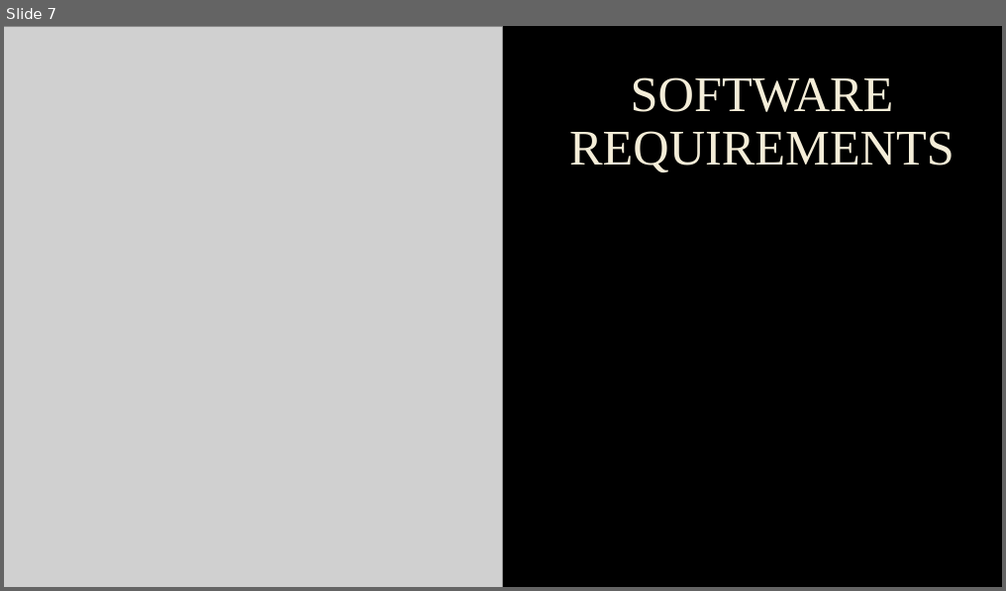
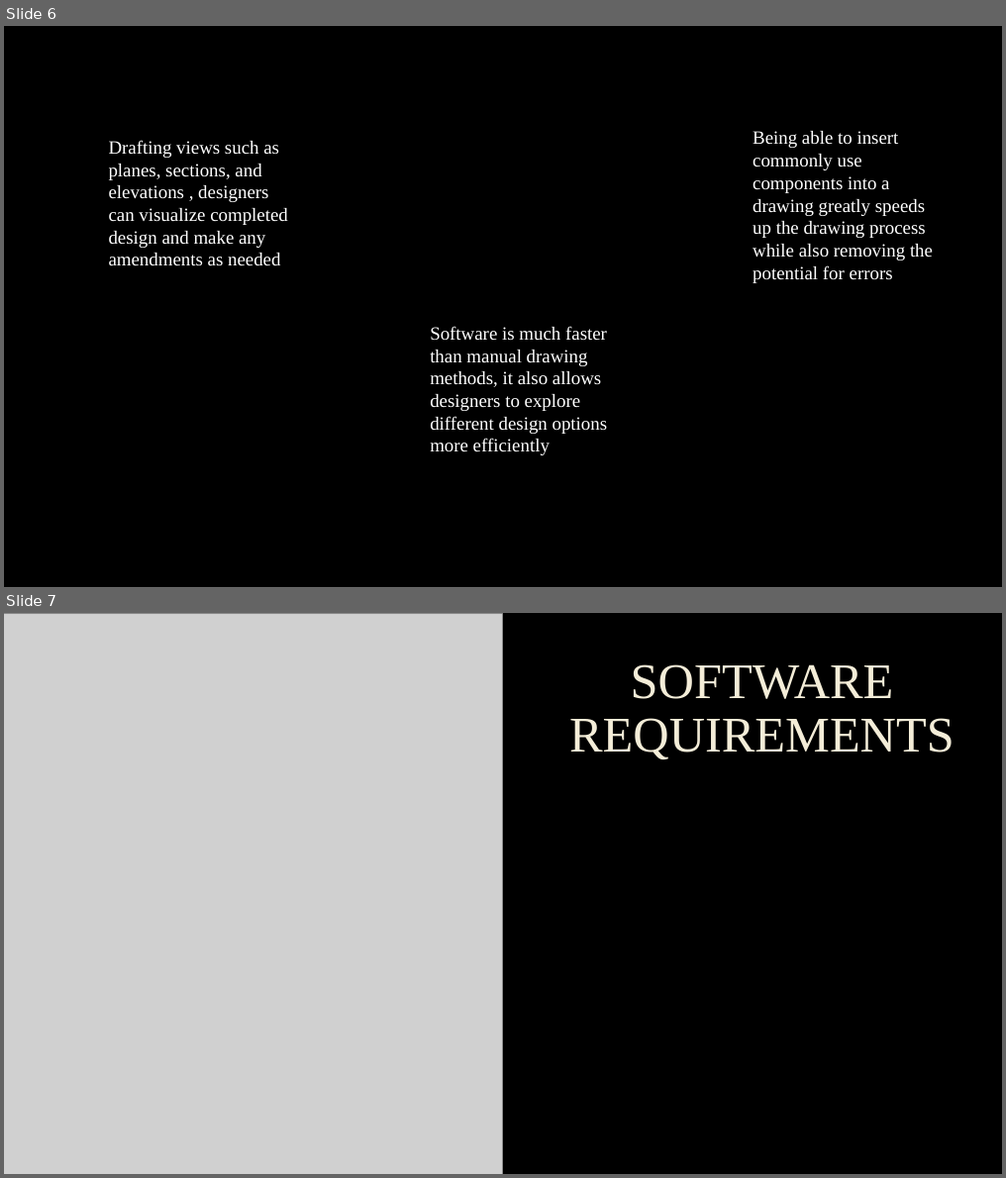
Before and after one commit to AbhijeetSinghHada/PaintApp, a slide deck: doc/2D_CAD_PROGRAM_final.pptx. Shown one above the other, each under a label of ours: slide 7 before the commit, slides 6 and 7 after it. The pictures are 1006x591 and 1006x1178 pixels, drawn with LibreOffice and Linux fonts; fonts in the diff are those of the drawing; grey boxes stand for pictures; background and template pictures are left out. Boxes give left, top, right and bottom in pixels: in the first picture for what was removed or moved away, otherwise in the second. Text is boxed around its words. In the diff, an @@ line names an element or a change of style, - is before the commit and + after.

```diff
--- a/doc/2D_CAD_PROGRAM_final.pptx
+++ b/doc/2D_CAD_PROGRAM_final.pptx
@@ slide 6 added at box(4, 26, 1002, 587), background picture (left out) @@
@@ rectangle added at box(77, 105, 333, 305), fill #000000, outline #000000 1.25 pt @@
@@ rectangle added at box(717, 101, 972, 301), fill #000000, outline #000000 1.25 pt @@
@@ text added at box(109, 140, 288, 267), 18 pt, text #FFFFFF @@
+Drafting views such as planes, sections, and elevations , designers can visualize completed design and make any amendments as needed
@@ text added at box(752, 131, 933, 283), 18 pt, text #FFFFFF @@
+Being able to insert commonly use components into a drawing greatly speeds up the drawing process while also removing the potential for errors
@@ rectangle added at box(397, 301, 652, 501), fill #000000, outline #000000 1.25 pt @@
@@ text added at box(430, 326, 608, 456), 18 pt, text #FFFFFF @@
+Software is much faster than manual drawing methods, it also allows designers to explore different design options more efficiently
```
Also in this commit, not shown: 3 slides changed, 1 slide removed.
